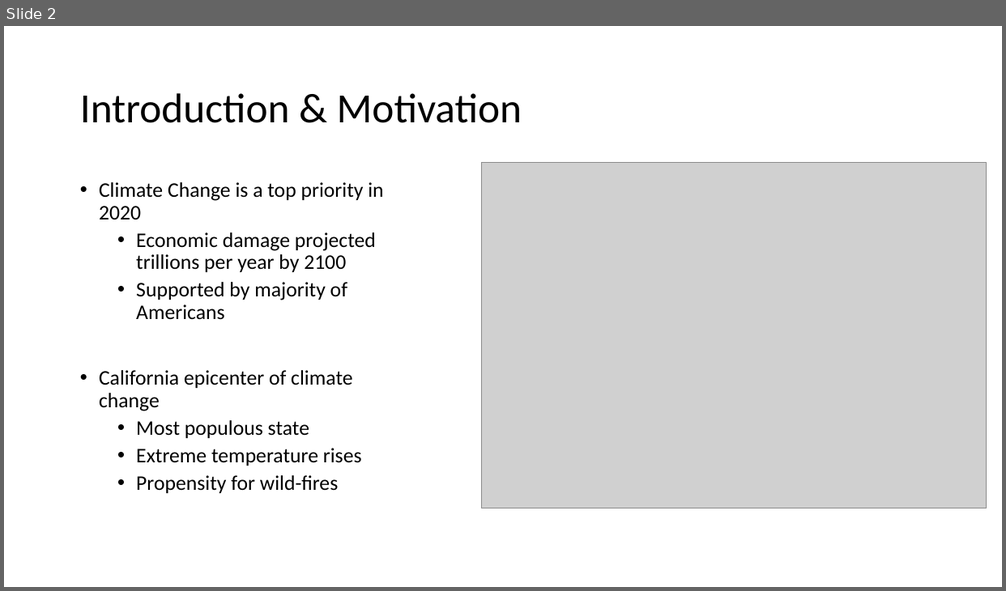
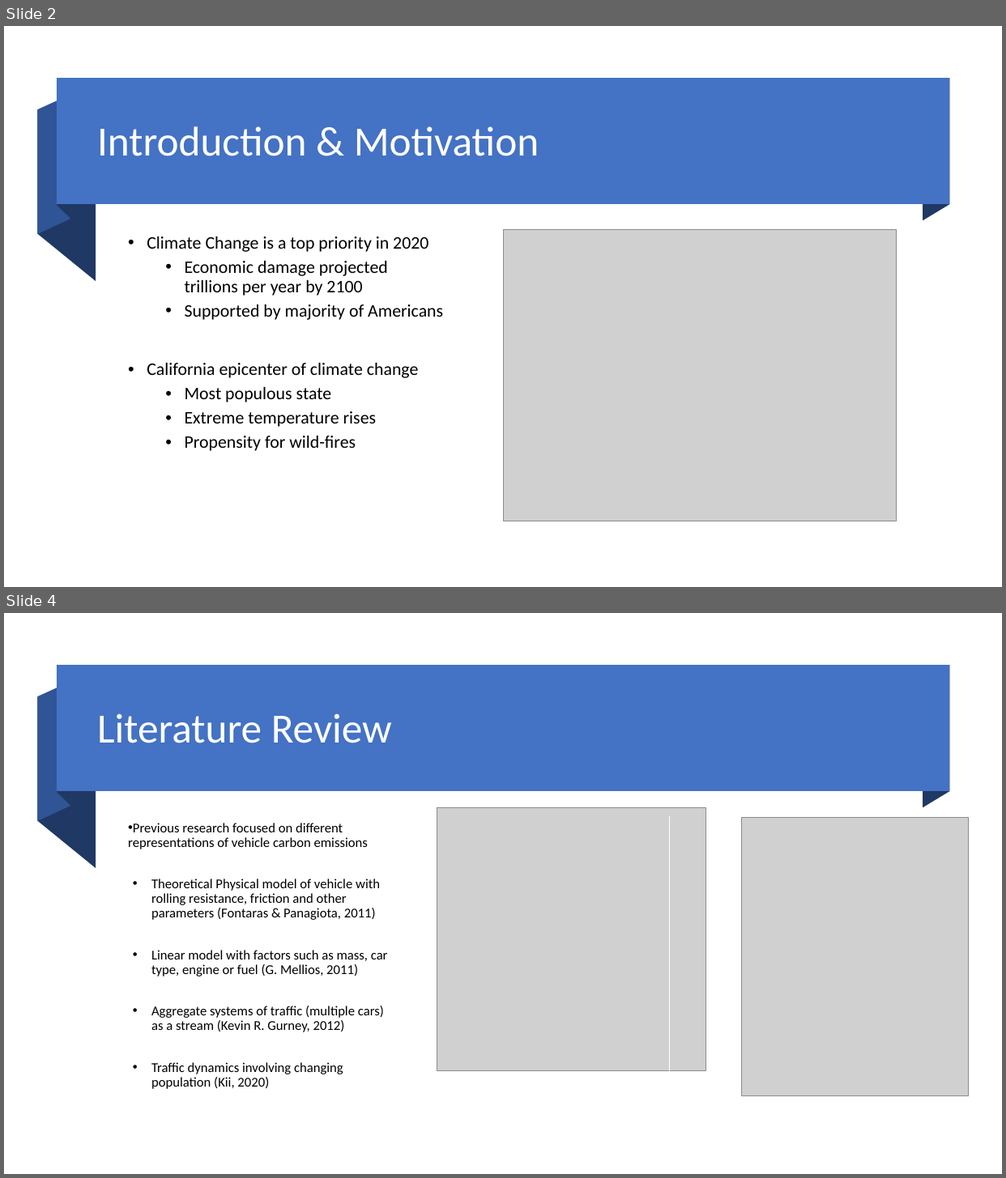
Before and after one commit to djlofland/DS621_F2020_Group3, a slide deck: Final Project/Group_3_FinalProject.pptx. Shown one above the other, each under a label of ours: slide 2 before the commit, slides 2 and 4 after it; the slides between them are not shown. The pictures are 1006x591 and 1006x1178 pixels, drawn with LibreOffice and Linux fonts; fonts in the diff are those of the drawing; grey boxes stand for pictures. Boxes give left, top, right and bottom in pixels: in the first picture for what was removed or moved away, otherwise in the second. Text is boxed around its words. In the diff, an @@ line names an element or a change of style, - is before the commit and + after.

```diff
--- a/Final Project/Group_3_FinalProject.pptx
+++ b/Final Project/Group_3_FinalProject.pptx
@@ slide 4 added at box(4, 613, 1002, 1174), background #FFFFFF @@
@@ group added at box(38, 666, 949, 868): 4 freeform shapes, 1 rectangle @@
@@ title added at box(97, 713, 392, 743), 40 pt, text #FFFFFF @@
+Literature Review
@@ text added at box(128, 823, 388, 1089), 13 pt, text #000000 @@
+• Previous research focused on different representations of vehicle carbon emissions
+• Theoretical Physical model of vehicle with rolling resistance, friction and other parameters (Fontaras & Panagiota, 2011)
+• Linear model with factors such as mass, car type, engine or fuel (G. Mellios, 2011)
+• Aggregate systems of traffic (multiple cars) as a stream (Kevin R. Gurney, 2012)
+• Traffic dynamics involving changing population (Kii, 2020)
@@ picture added at box(437, 807, 705, 1071) @@
@@ line added from (670, 816) to (670, 1096), #FEFFFF 1 pt @@
@@ picture added at box(742, 817, 969, 1097) @@
@@ slide 2 changed as well @@
@@ group added at box(38, 79, 949, 281): 4 freeform shapes, 1 rectangle @@
@@ title "Introduction & Motivation": place and size @@
-title "Introduction & Motivation" at box(80, 93, 522, 123)
+title "Introduction & Motivation" at box(97, 126, 539, 156)
@@ title "Introduction & Motivation" at box(97, 126, 539, 156): text colour #000000 to #FFFFFF @@
@@ text "Climate Change is a top ...": place and size @@
-text "Climate Change is a top ..." at box(99, 182, 383, 493)
+text "Climate Change is a top ..." at box(147, 237, 443, 451)
@@ text "Climate Change is a top ..." at box(147, 237, 443, 451): size 20 to 17 pt @@
@@ picture: place and size @@
-picture at box(481, 163, 987, 509)
+picture at box(503, 230, 897, 523)
```
Also in this commit, not shown: 3 other slides changed, 1 other slide added, 1 other file.
